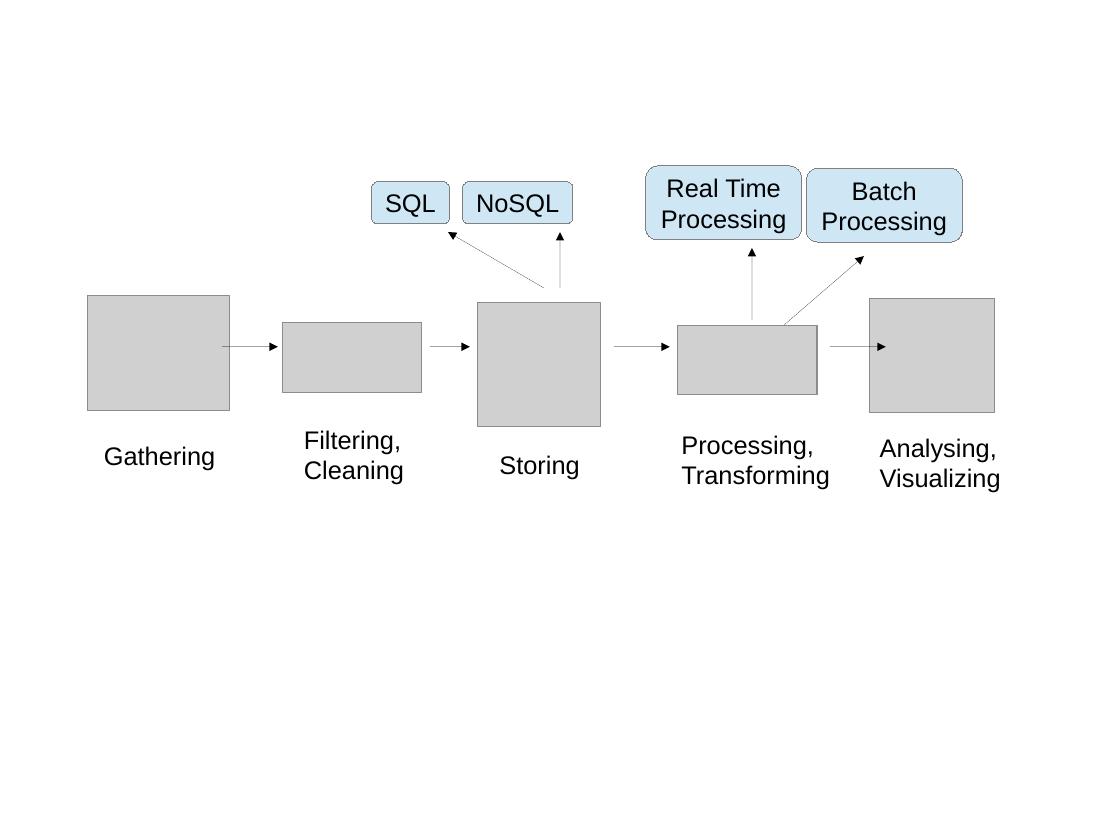
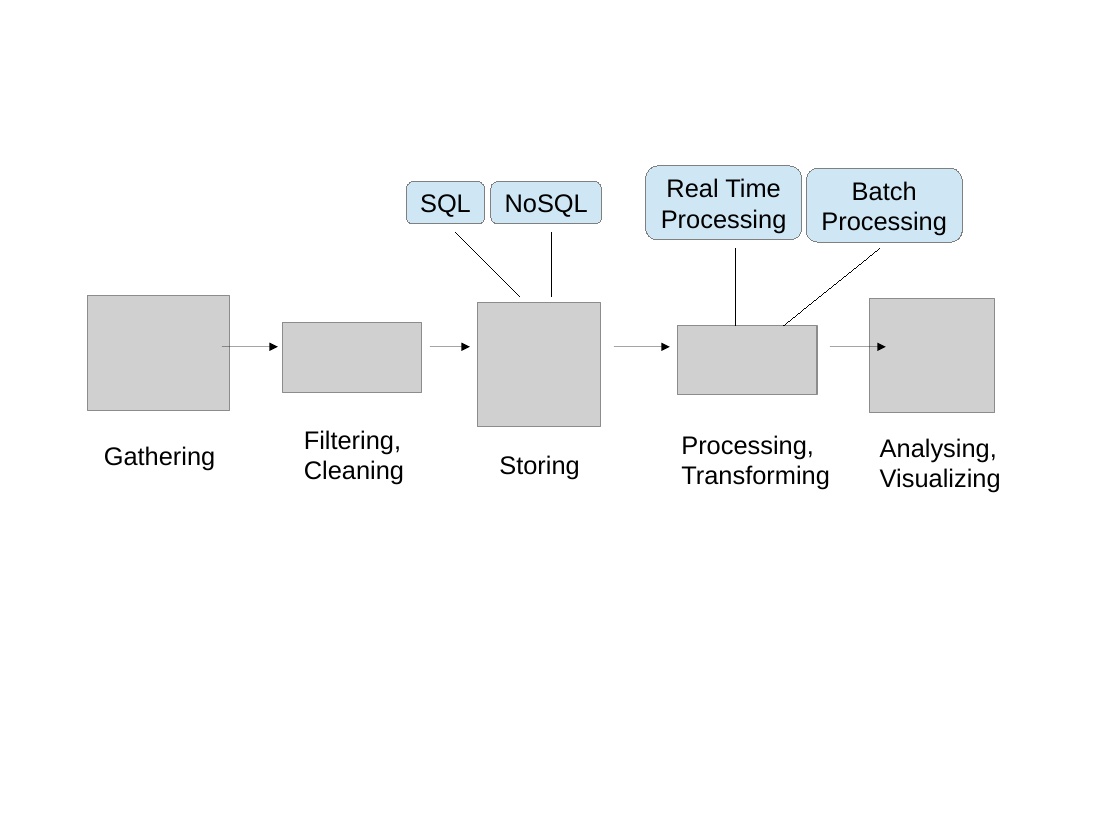
Before and after one commit to Visorgood/LambdaThesis, a slide deck: slide 1 of Thesis/thesis_template/images/Thesis_Images.odp. Drawn at 1120x840 pixels with LibreOffice and Linux fonts; fonts in the diff are those of the drawing; grey boxes stand for pictures. Boxes give left, top, right and bottom in pixels: in the first picture for what was removed or moved away, otherwise in the second. Text is boxed around its words. In the diff, an @@ line names an element or a change of style, - is before the commit and + after.

```diff
--- a/Thesis/thesis_template/images/Thesis_Images.odp
+++ b/Thesis/thesis_template/images/Thesis_Images.odp
@@ rounded rectangle "SQL": place and size @@
-rounded rectangle "SQL" at [371, 181, 449, 224]
+rounded rectangle "SQL" at [407, 181, 485, 224]
@@ rounded rectangle "NoSQL": place and size @@
-rounded rectangle "NoSQL" at [462, 181, 573, 224]
+rounded rectangle "NoSQL" at [491, 181, 602, 224]
@@ arrow moved from (544, 288) - (448, 232) to (520, 296) - (456, 232) @@
@@ arrow (520, 296) - (456, 232): arrow to line @@
@@ arrow moved from (560, 288) - (560, 232) to (552, 296) - (552, 232) @@
@@ arrow (552, 296) - (552, 232): arrow to line @@
@@ arrow moved from (752, 320) - (752, 248) to (736, 325) - (736, 248) @@
@@ arrow (736, 325) - (736, 248): arrow to line @@
@@ arrow moved from (785, 325) - (864, 256) to (785, 325) - (880, 248) @@
@@ arrow (785, 325) - (880, 248): arrow to line @@
```
Also in this commit, not shown: 3 slides added, 2 other files.
